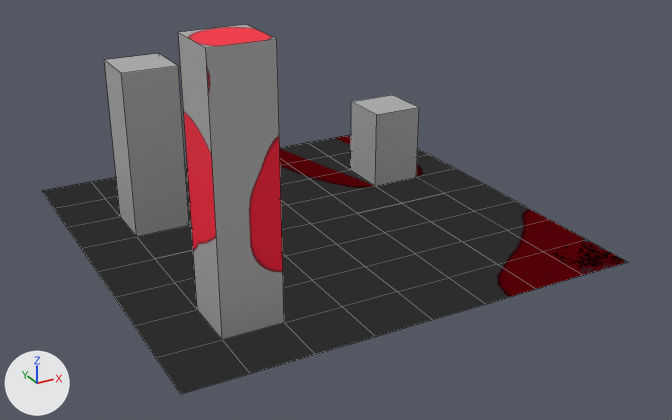
The Blender file models/terrain/terrain.blend as it was, and as the next commit left it.
Camera for both pictures: a 50 mm camera at (-120.2, -234.9, 120.1) aimed at (1.4, -13.9, 9.7). Arrows for +X, +Y and +Z are at lower left; the lights stay in place. The first picture is the older version. Mesh edges are drawn as thin lines.
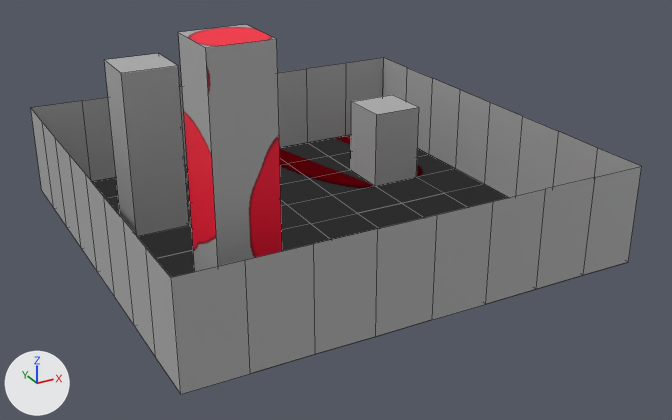
The newer file is also rescaled (x3.125), turned or shifted as a whole; pictures and numbers use the older file's frame.

What differs and where, as boxes [x1, y1, x2, y2] in the pictures (672 x 420 px):
'Plane', reshaped: before [42, 25, 627, 394]; after [31, 25, 642, 394]
part 1 of me_plane, added: after [31, 58, 642, 394]

Patch to the scene script:
```diff
--- a/models/terrain/terrain.blend.py
+++ b/models/terrain/terrain.blend.py
@@ me_plane @@
 # used by ob_plane; location = (0.0, 0.0, 0.0); scale = (67.0, 67.0, 67.0)
-me_plane.from_pydata(...)  # 174 vertices, 172 faces; spans x -1.0..1.0, y -1.0..1.0, z 0.0..1.08
+me_plane.from_pydata(...)  # 217 vertices, 212 faces; spans x -1.0..1.0, y -1.0..1.0, z 0.0..1.08
+# me_plane part 1
+# 9 vertices are added at x 1.0, y -1.0..1.0, z 0.0
+# 25 new vertices lie (0.0, 0.0, 0.43) away from vertices in x -1.0..1.0, y -1.0..1.0, z 0.0
+# 9 new vertices lie (0.0, 0.0, 0.43) away from vertices in x 1.0, y -1.0..1.0, z 0.0
+# 40 new faces join them
 me_plane.materials.append(mat_material_001)
```
